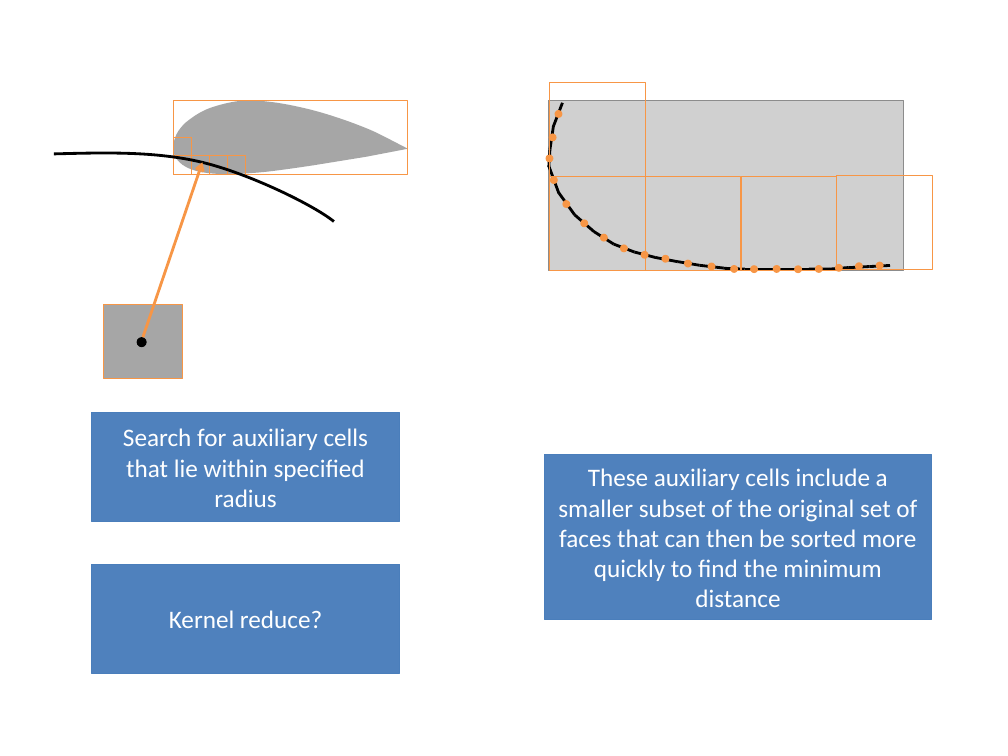
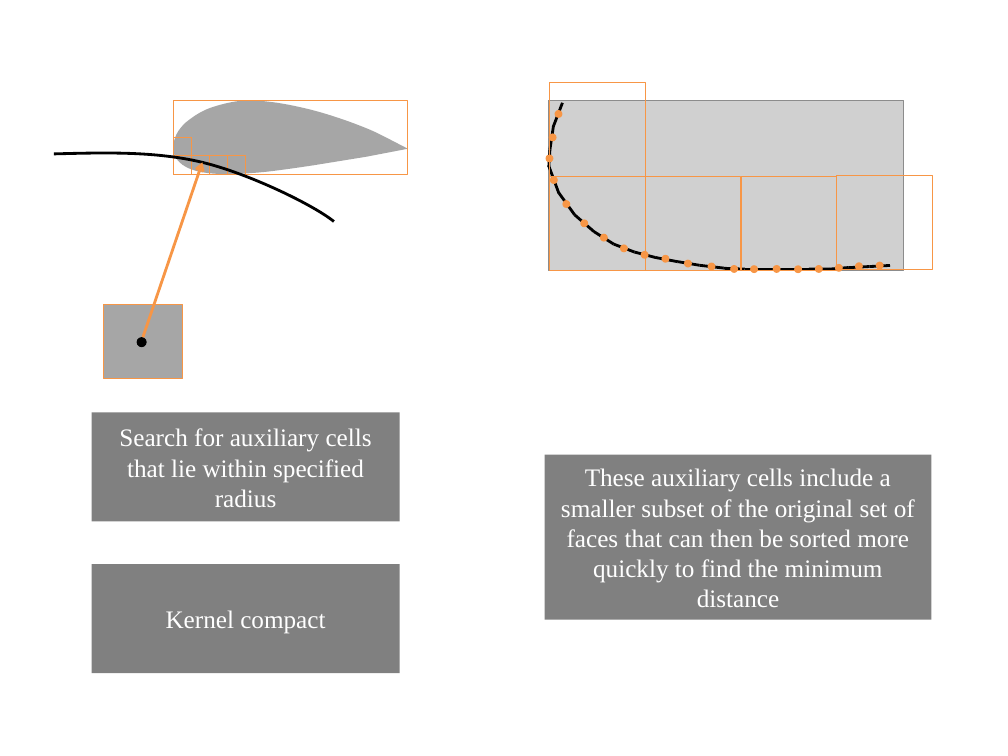
Before and after one commit to Basian/PC-WallDistanceProject, a slide deck: slide 8 of ProjectDoc/Diagrams/diagrams.pptx. Drawn at 1008x756 pixels with LibreOffice and Linux fonts; fonts in the diff are those of the drawing; grey boxes stand for pictures. Boxes give left, top, right and bottom in pixels: in the first picture for what was removed or moved away, otherwise in the second. Text is boxed around its words. In the diff, an @@ line names an element or a change of style, - is before the commit and + after.

```diff
--- a/ProjectDoc/Diagrams/diagrams.pptx
+++ b/ProjectDoc/Diagrams/diagrams.pptx
@@ rectangle "Search for auxiliary cells that ..." at <box>92,412,399,521</box>: font Calibri to Times New Roman; fill #4F81BD to #808080; outline #4B7EBC 0.75 pt to none @@
@@ rectangle "These auxiliary cells include a ..." at <box>544,455,931,620</box>: font Calibri to Times New Roman; fill #4F81BD to #808080; outline #4B7EBC 0.75 pt to none @@
@@ rectangle "Kernel compact" at <box>92,564,399,673</box>: fill #4F81BD to #808080; outline #4B7EBC 0.75 pt to none @@
@@ text in rectangle at <box>166,610,325,634</box>: text changed; font Calibri to Times New Roman @@
-Kernel reduce?
+Kernel compact
```
Also in this commit, not shown: 6 other slides changed, 4 slides added, 54 other files.
